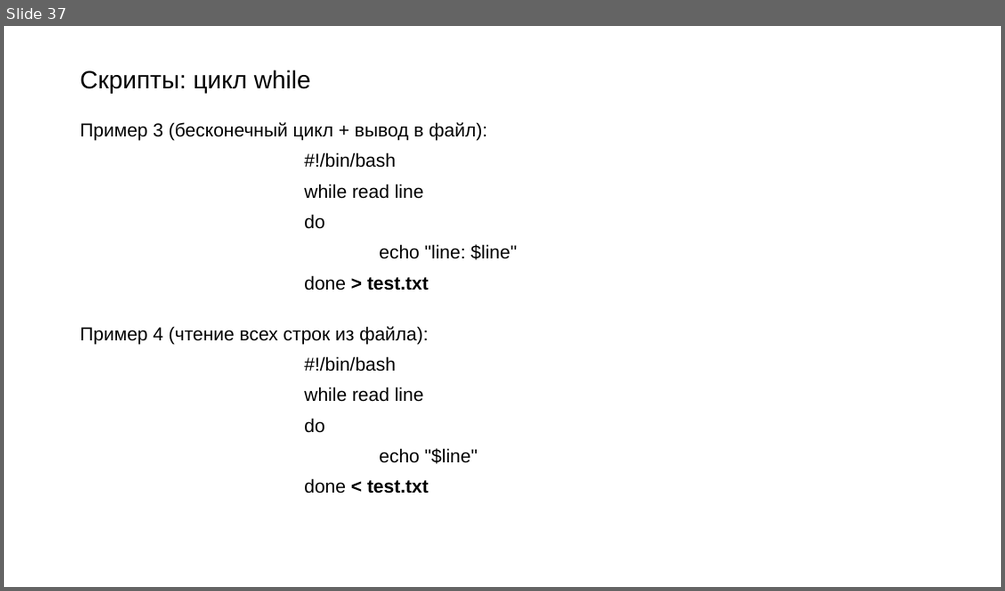
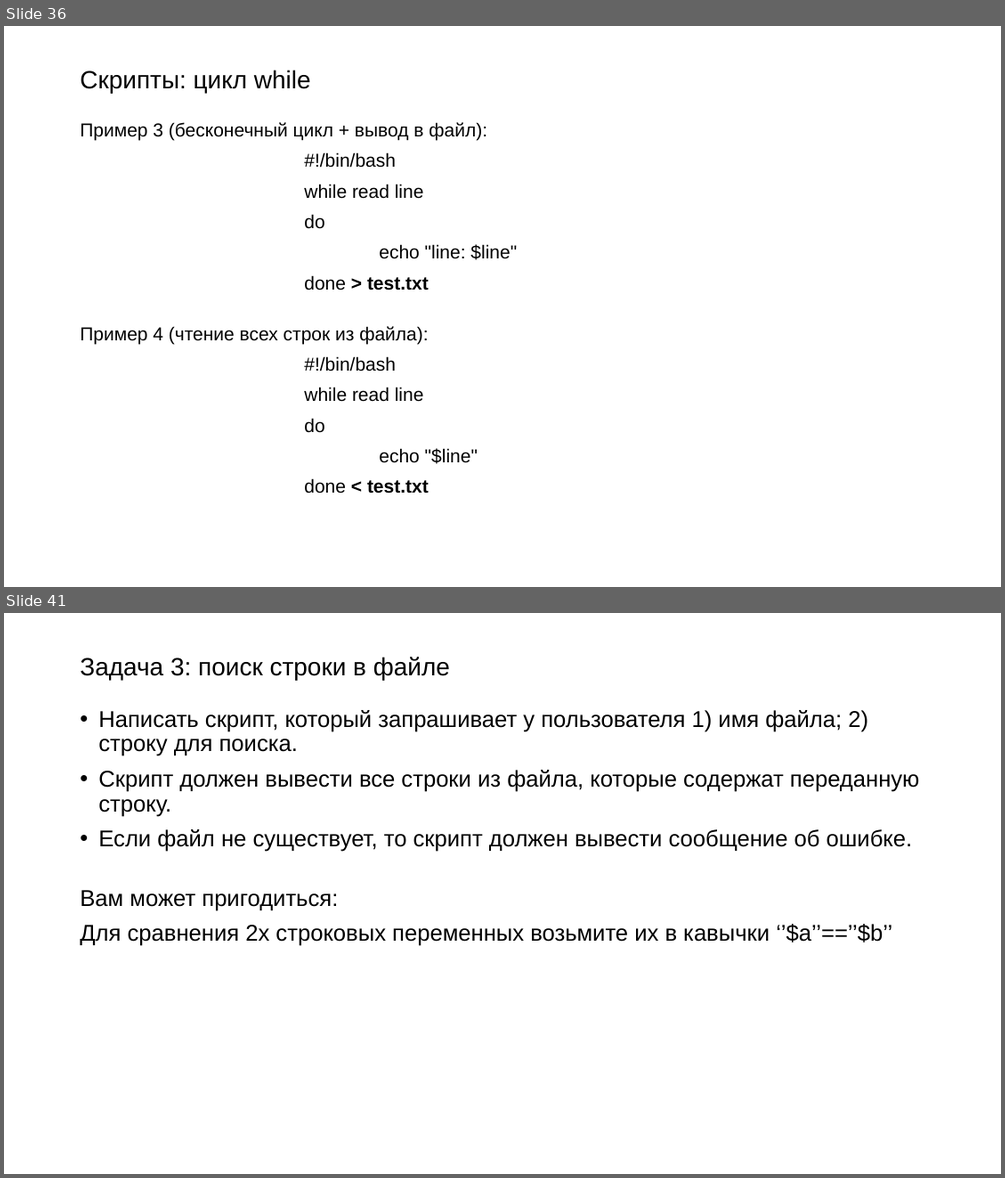
Before and after one commit to Rudeigin/OI, a slide deck: 2 лекция/ОИ bash.pptx. Shown one above the other, each under a label of ours: slide 37 before the commit, slides 36 and 41 after it; the slides between them are not shown. The pictures are 1005x591 and 1005x1178 pixels, drawn with LibreOffice and Linux fonts; fonts in the diff are those of the drawing. Boxes give left, top, right and bottom in pixels: in the first picture for what was removed or moved away, otherwise in the second. Text is boxed around its words. In the diff, an @@ line names an element or a change of style, - is before the commit and + after.

```diff
--- a/2 лекция/ОИ bash.pptx
+++ b/2 лекция/ОИ bash.pptx
@@ slide 41 added at [4,613,1001,1174], background #FFFFFF @@
@@ title added at [80,657,450,681], 24 pt, text #000000 @@
+Задача 3: поиск строки в файле
@@ text added at [80,710,920,946], 22 pt, text #000000 @@
+• Написать скрипт, который запрашивает у пользователя 1) имя файла; 2) строку для поиска.
+• Скрипт должен вывести все строки из файла, которые содержат переданную строку.
+• Если файл не существует, то скрипт должен вывести сообщение об ошибке.
+Вам может пригодиться:
+Для сравнения 2х строковых переменных возьмите их в кавычки ‘’$a’’==’’$b’’
@@ what was slide 37 is now slide 36 @@
```
Also in this commit, not shown: 2 slides changed, 4 other slides added, 4 slides removed, 1 other file.
